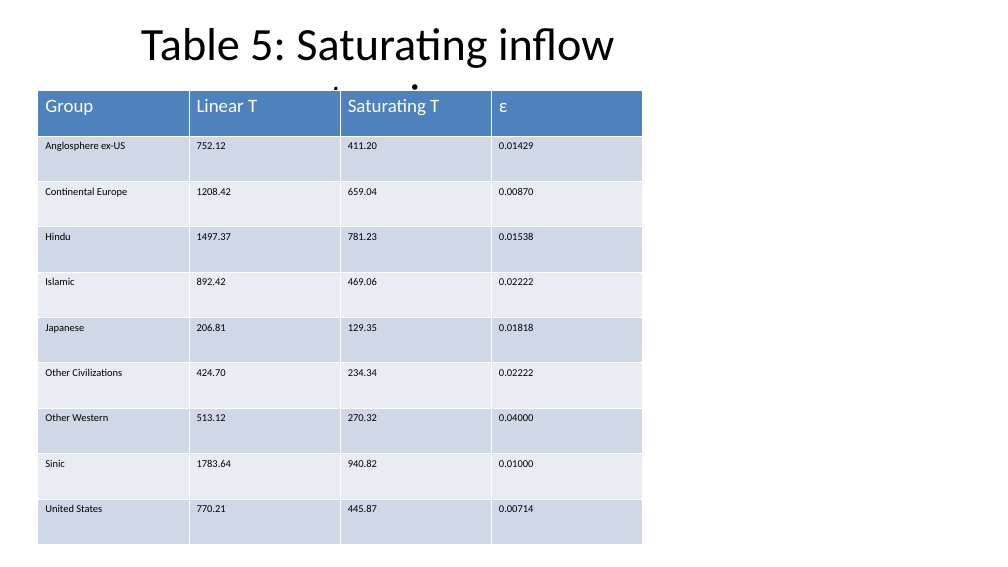
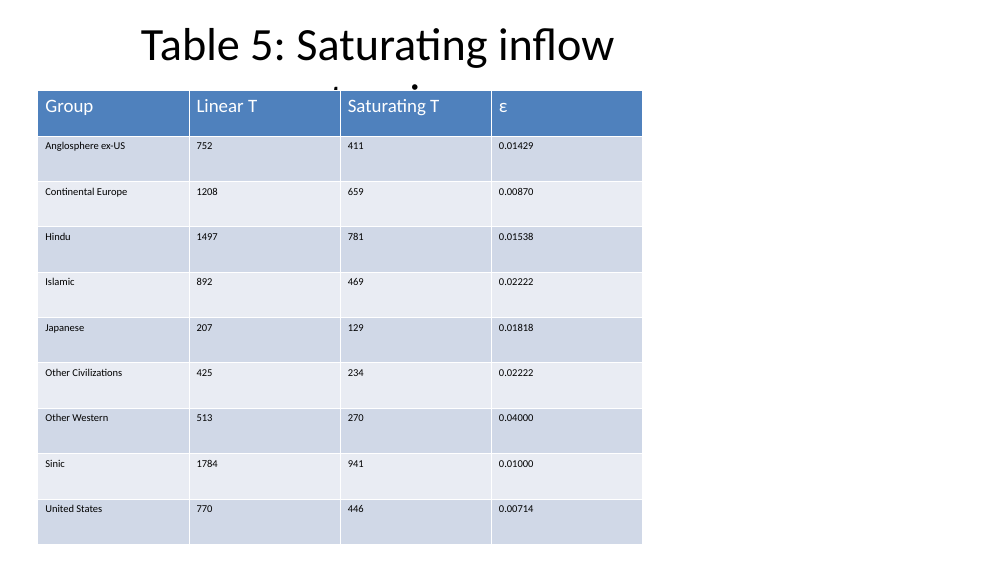
Before and after one commit to bougtoir/medical-accident-its-analysis, a slide deck: slide 10 of researcher_mobility_ode/docs/manuscript_full_article_figures.pptx. Drawn at 1008x567 pixels with LibreOffice and Linux fonts; fonts in the diff are those of the drawing. Boxes give left, top, right and bottom in pixels: in the first picture for what was removed or moved away, otherwise in the second. Text is boxed around its words. In the diff, an @@ line names an element or a change of style, - is before the commit and + after.

```diff
--- a/researcher_mobility_ode/docs/manuscript_full_article_figures.pptx
+++ b/researcher_mobility_ode/docs/manuscript_full_article_figures.pptx
@@ table at bbox=[38, 91, 643, 544] @@
-row 2, column 2: 752.12
+row 2, column 2: 752
-row 2, column 3: 411.20
+row 2, column 3: 411
-row 3, column 2: 1208.42
+row 3, column 2: 1208
-row 3, column 3: 659.04
+row 3, column 3: 659
-row 4, column 2: 1497.37
+row 4, column 2: 1497
-row 4, column 3: 781.23
+row 4, column 3: 781
-row 5, column 2: 892.42
+row 5, column 2: 892
-row 5, column 3: 469.06
+row 5, column 3: 469
-row 6, column 2: 206.81
+row 6, column 2: 207
-row 6, column 3: 129.35
+row 6, column 3: 129
-row 7, column 2: 424.70
+row 7, column 2: 425
-row 7, column 3: 234.34
+row 7, column 3: 234
-row 8, column 2: 513.12
+row 8, column 2: 513
-row 8, column 3: 270.32
+row 8, column 3: 270
-row 9, column 2: 1783.64
+row 9, column 2: 1784
-row 9, column 3: 940.82
+row 9, column 3: 941
-row 10, column 2: 770.21
+row 10, column 2: 770
-row 10, column 3: 445.87
+row 10, column 3: 446
```
Also in this commit, not shown: 4 other slides changed, 7 other files.
